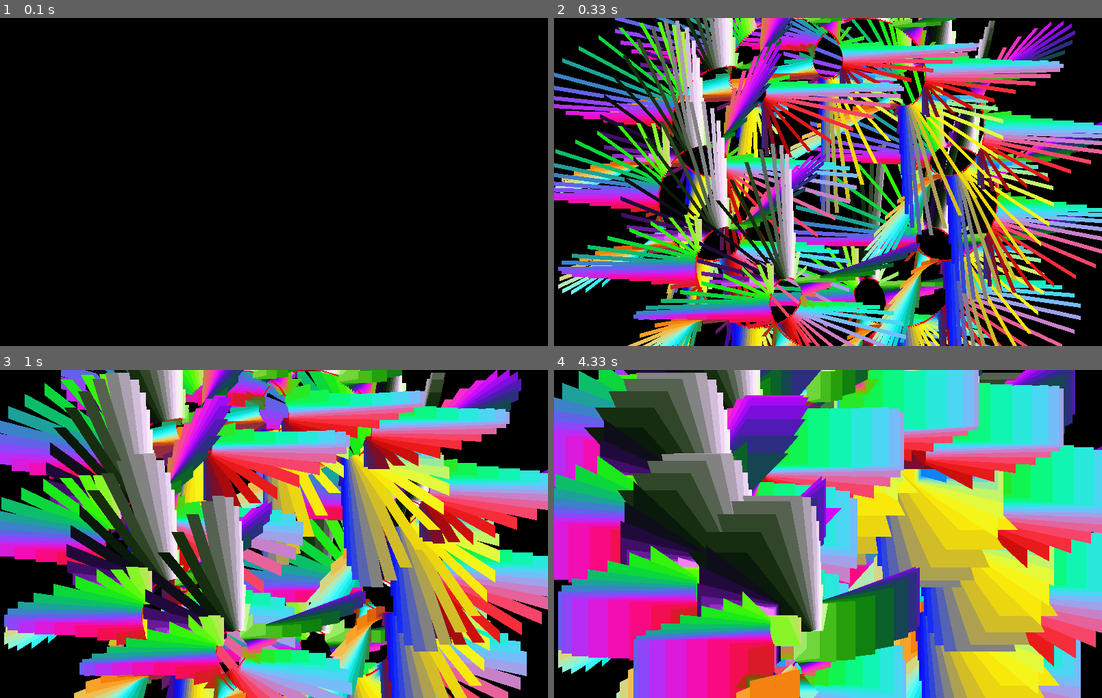
Above: before the commit, frames 1-4 (two rows, left to right).
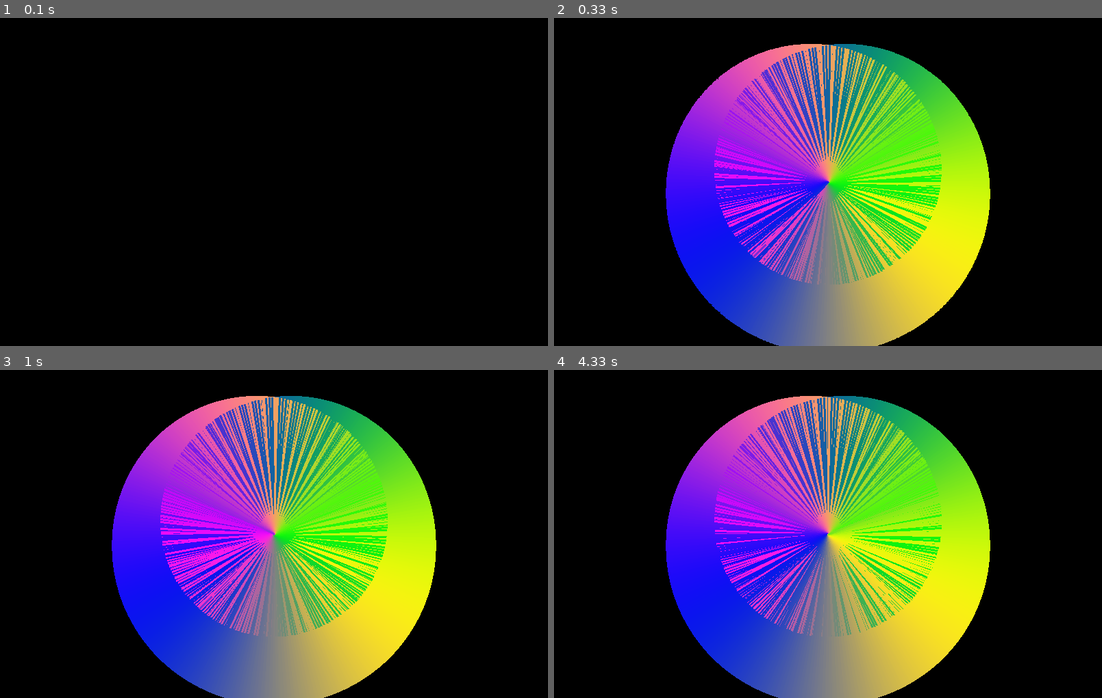
Above: after the commit, the same moments.

Repository: tthtlc/sansagraphics
Game: pygame game, started from moving_sine.py
Same seed, same stepped clock (60 frames per second), same inputs: the game is played once before the commit and once after it. The source is Python 2; it was converted automatically to run under Python 3.
Inputs:
- Up to frame 1 (0.1 s): no input
- Up to frame 2 (0.33 s): no input
- Up to frame 3 (1 s): no input
- Up to frame 4 (4.33 s): no input

Frame 1 is identical in both runs. In frame 2, 76% of the frame differs, in the area x 0-100%, y 0-100%; in frame 3, 86%; in frame 4, 96%.

Commit message:
modified:   moving_sine.py

Diff:
--- a/moving_sine.py
+++ b/moving_sine.py
@@ -32,6 +32,7 @@
 done = False
 clock = pygame.time.Clock()
 
+delta = 0.0
 colour=red
 thickness=0
 i=0
@@ -72,28 +73,16 @@
 	thickness=0
     for n in range(1200):
         ##pygame.draw.line(screen,red,[0,10+y_offset],[100,110+y_offset],5)
-	theta = n * 2*PI/120
-	y_offset = R*math.cos(theta/10)+r*math.cos(theta) + 240.0
-	x_offset = R*math.sin(theta/10)+r*math.sin(theta) + 400.0
+	theta = n * 2*PI/120 - delta
+    	delta = delta + 0.0001
+	y_offset = R*math.cos(2*theta)+r*math.cos(theta) + 240.0
+	x_offset = R*math.sin(2*theta)+r*math.sin(theta) + 400.0
 	if (n>0):
-        	pygame.draw.line(screen,colour,[prevx,prevy],[x_offset,y_offset],3)
-
-	### the following are derived from differentiated function of y_offset and x_offset
-	### dy/dt = d(y_offset)/dt  (t = theta)
-	### dx/dt = d(x_offset)/dt  (t = theta)
-	gradient_y=(-R*math.sin(theta/10)/10 - r*math.sin(theta))
-	gradient_x=(R*math.cos(theta/10)/10 + r*math.cos(theta))
-
-	### atan cannot be used, because there is an infinite value somewhere.
-	angle=math.atan2(gradient_y, gradient_x) + PI/2
-
-	norm_x1=ortho_distance*(math.sin(6*theta)+1)*math.cos(angle) + x_offset
-	norm_y1=ortho_distance*(math.cos(6*theta)+1)*math.sin(angle) + y_offset
-	if (n>0):
-		cx=int(120*(math.sin(7*theta)+1)+10)
-		cy=int(120*(math.sin(5*theta)+1)+10)
-		cz=int(120*(math.sin(8*theta-PI)+1)+10)
-        	pygame.draw.line(screen,[cx,cy,cz],[x_offset,y_offset],[norm_x1,norm_y1],2*thickness)
+		cx=int(120*(math.sin((theta)*3)+1)+10)
+		cy=int(120*(math.sin(2*theta)+1)+10)
+		cz=int(120*(math.sin(2*theta-PI)+1)+10)
+        	pygame.draw.line(screen,[cx,cy,cz],[400.0,240.0],[x_offset,y_offset],3)
+        	##pygame.draw.line(screen,[cx,cy,cz],[x_offset,y_offset],[norm_x1,norm_y1],2)
 	prevx=x_offset
 	prevy=y_offset
 
